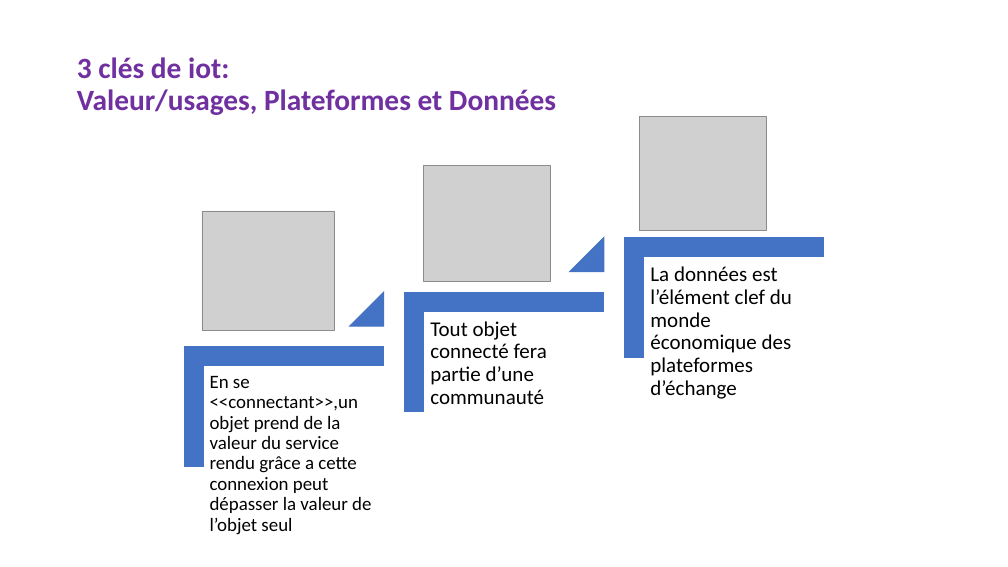
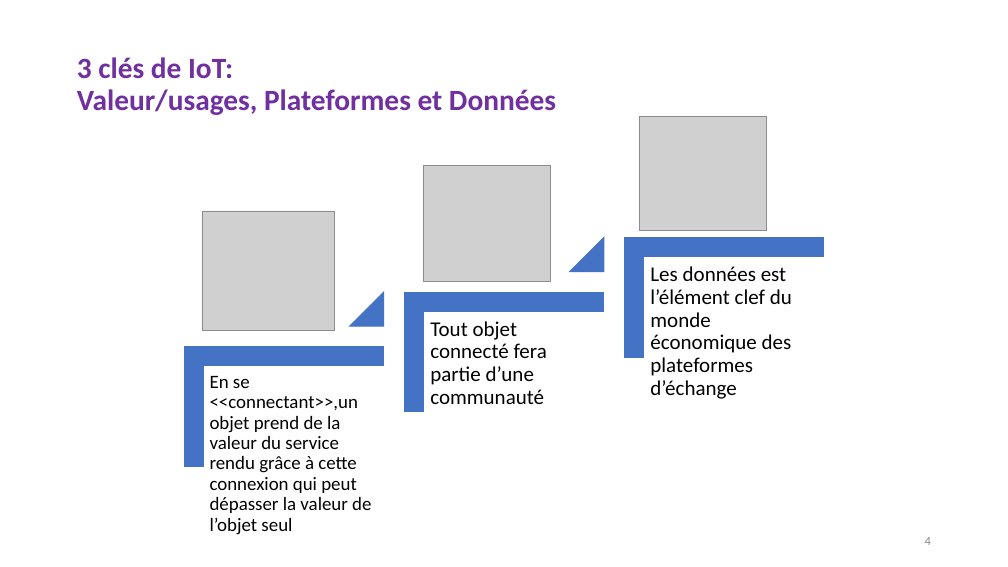
Before and after one commit to HabibAroua/Conception-la-mise-en-place-et-test-d-une-application-d-Internet-of-Mobile-Things, a slide deck: slide 4 of ppe-presentation.pptx. Drawn at 1008x567 pixels with LibreOffice and Linux fonts; fonts in the diff are those of the drawing; grey boxes stand for pictures. Boxes give left, top, right and bottom in pixels: in the first picture for what was removed or moved away, otherwise in the second. Text is boxed around its words. In the diff, an @@ line names an element or a change of style, - is before the commit and + after.

```diff
--- a/ppe-presentation.pptx
+++ b/ppe-presentation.pptx
@@ title at (x1=77, y1=57, x2=556, y2=115): text changed @@
-3 clés de iot:
-Valeur/usages, Plateformes et Données
+3 clés de IoT:
+Valeur/usages, Plateformes et Données
@@ text at (x1=650, y1=266, x2=792, y2=399): text changed @@
-La données est l’élément clef du monde économique des plateformes d’échange
+Les données est l’élément clef du monde économique des plateformes d’échange
@@ text at (x1=210, y1=376, x2=371, y2=535): text changed @@
-En se <<connectant>>,un objet prend de la valeur du service rendu grâce a cette connexion peut dépasser la valeur de l’objet seul
+En se <<connectant>>,un objet prend de la valeur du service rendu grâce à cette connexion qui peut dépasser la valeur de l’objet seul
@@ page number added at (x1=925, y1=537, x2=931, y2=545), 12 pt, text #8C8C8C @@
+4
```
Also in this commit, not shown: 34 other slides changed, 1 slide added, 1 slide removed.
